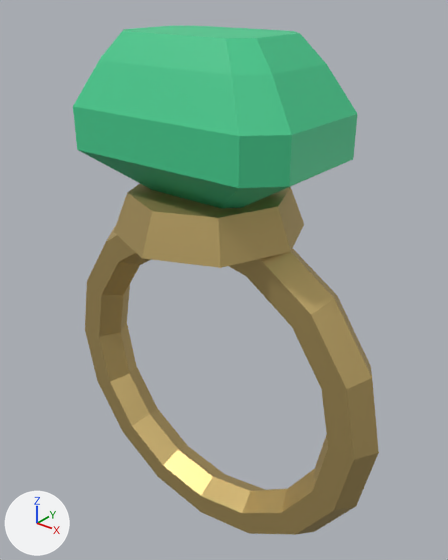
Before and after pictures for a commit that changed the Blender file projects/hichaukitoden-game/assets/authoring/items/emerald_ring.blend.
One viewpoint serves both versions: a 50 mm camera at (1.316, -1.569, 1.409) aimed at (0.002, 0.073, 0.39). The lights are fixed; the arrows at lower left show +X, +Y and +Z. The picture after the commit comes second.

Names of what the first picture shows: 'A_Band', 'B_Collar', 'C_Stone'.
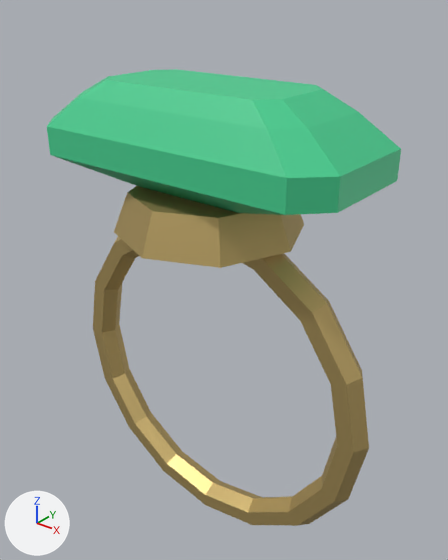
Commit message: Differentiate Emerald and Sapphire rings so they pass the strict silhouette bar

What the commit changed:
me_a_band is used by ob_a_band; parent ob_item_emerald_ring; location (0.0, 0.0, 0.0).
me_a_band had 96 vertices, 96 faces and spanned x -0.715..0.715, y -0.082..0.082, z -0.715..0.715.
me_a_band now has 96 vertices, 96 faces and spans x -0.68..0.68, y -0.052..0.052, z -0.68..0.68.
me_a_band part 1: 96 of 96 vertices moved; they spanned x -0.715..0.715, y -0.082..0.082, z -0.715..0.715 and now span x -0.68..0.68, y -0.052..0.052, z -0.68..0.68; mean shift (0.0, 0.0, 0.0).
me_c_stone is used by ob_c_stone; parent ob_item_emerald_ring; location (0.0, 0.0, 0.76); scale (1.4, 1.4, 1.4).
me_c_stone had 40 vertices, 34 faces and spanned x -0.31..0.31, y -0.2..0.2, z 0.0..0.36.
me_c_stone now has 40 vertices, 34 faces and spans x -0.419..0.419, y -0.2..0.2, z 0.0..0.36.
me_c_stone part 2: 40 of 40 vertices moved; they spanned x -0.31..0.31, y -0.2..0.2, z 0.0..0.36 and now span x -0.419..0.419, y -0.2..0.2, z 0.0..0.36; mean shift (0.0, 0.0, 0.0).
Object 'C_Stone' (ob_c_stone) is rescaled from (1.4, 1.4, 1.4) to (1.4, 1.4, 0.98).

Changed parts and their boxes (x1, y1, x2, y2) in the pictures (448 x 560 px):
'C_Stone', reshaped, rescaled (25% wider, 20% shorter)
    before: (73, 26, 357, 208)
    after: (47, 69, 401, 215)
'A_Band', reshaped (6% narrower, 6% shorter)
    before: (85, 226, 379, 535)
    after: (93, 236, 369, 526)
